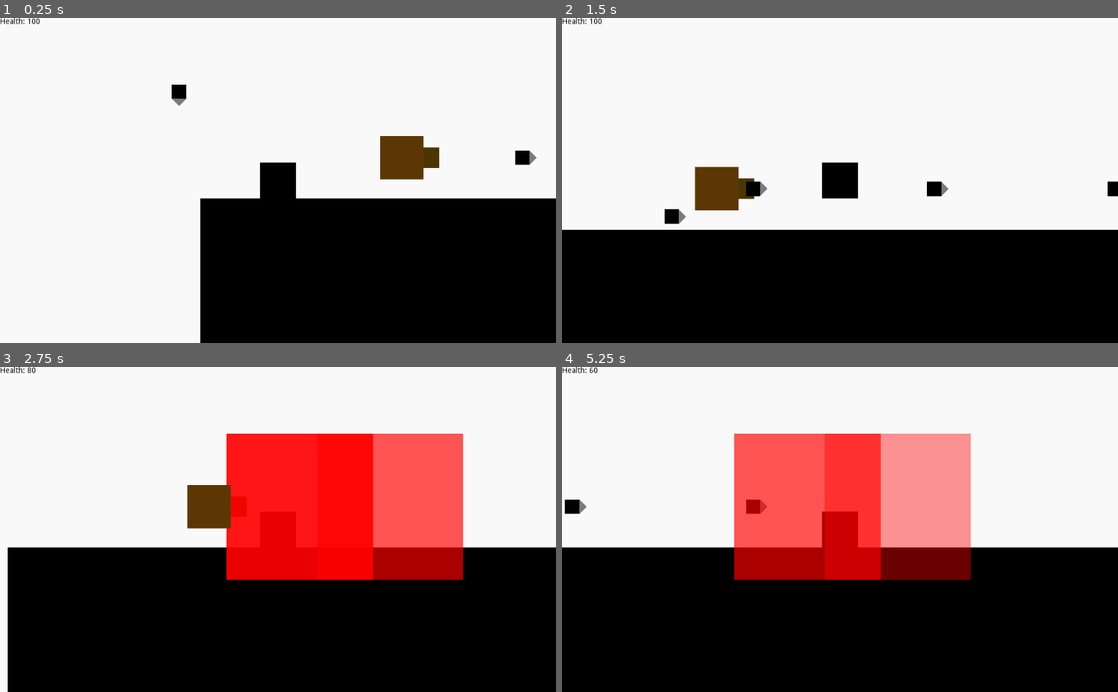
Above: before the commit, frames 1-4 (two rows, left to right).
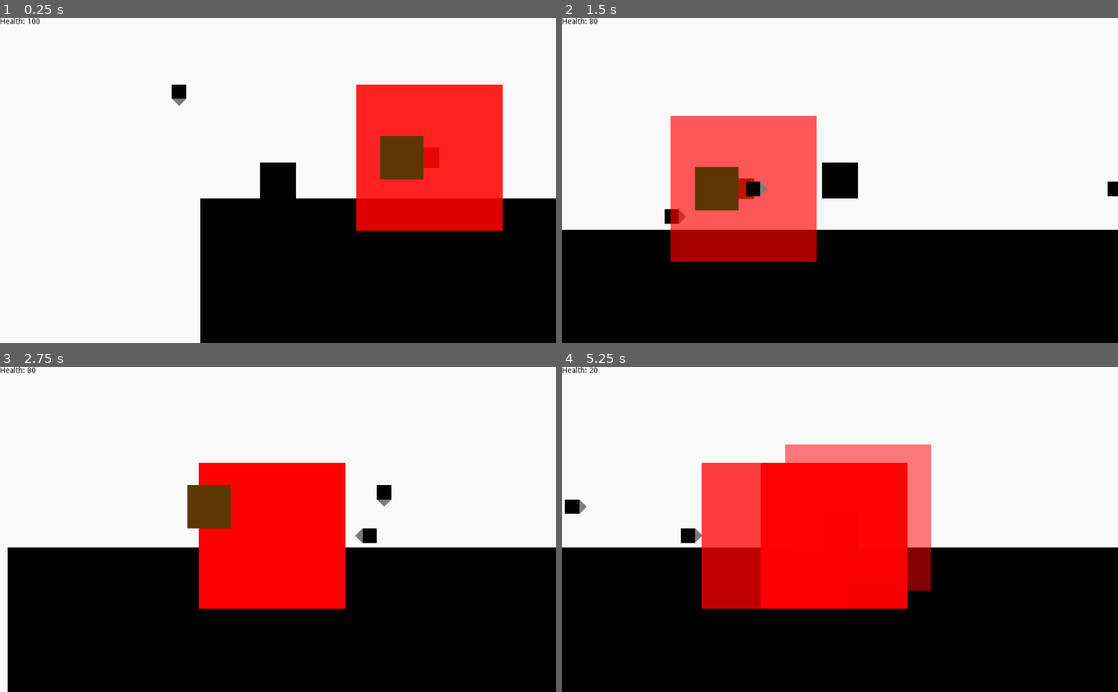
Above: after the commit, the same moments.

Repository: RavenJFelix/Square
Game: Godot game, scene res://testLevel/test.tscn
The game is run twice, just before and just after one commit, with the same random seed, the same clock (stepped at 60 frames per second) and the same inputs. This scene is started directly instead of the project's main scene.
Inputs:
- Up to frame 1 (0.25 s): no input
- Up to frame 2 (1.5 s): hold Right (ui_right) from 0.53 s (still down); tap Up (ui_up) at 0.77 s
- Up to frame 3 (2.75 s): tap Up (ui_up) at 1.52 s; release Right (ui_right) at 2.03 s; hold Left (ui_left) from 2.03 s (still down)
- Up to frame 4 (5.25 s): release Left (ui_left) at 2.78 s; hold Right (ui_right) 2.78-4.28 s; tap Up (ui_up) at 3.02, 3.77, 4.52 s; hold Left (ui_left) 4.28-5.03 s; hold Right (ui_right) from 5.03 s (still down)

The runs differ from the first frame. In frame 1, 11% of the frame differs, in the area x 64-97%, y 20-66%; in frame 2, 11%; in frame 3, 15%; in frame 4, 23%, in the area x 5-74%, y 0-75%.

Commit message:
Update missile interface

Diff:
--- a/entity/npc/enemies/missile/missile.gd
+++ b/entity/npc/enemies/missile/missile.gd
@@ -1,7 +1,7 @@
 extends KinematicBody2D
 var explosion = load("res://effects/simple-explosion/simple-explosion.tscn")
 var vel = Vector2()
-export var start_speed = 100
+export var speed = 100
 export var timeout = 10
 # Declare member variables here. Examples:
 # var a = 2
@@ -10,7 +10,7 @@
 # Called when the node enters the scene tree for the first time.
 func _ready():
 	$Timer.start(timeout)
-	vel = Vector2(0, -start_speed).rotated(rotation)
+	vel = Vector2(0, -speed).rotated(rotation)
 
 func _physics_process(delta):
 	vel = move_and_slide(vel)
--- a/map/hazard/missile-shooter/missile-shooter.gd
+++ b/map/hazard/missile-shooter/missile-shooter.gd
@@ -1,6 +1,6 @@
 extends StaticBody2D
 export var missile_scene = "res://entity/npc/enemies/missile/missile.tscn"
-var missile = load(missile_scene)
+var missile
 # Declare member variables here. Examples:
 # var a = 2
 # var b = "text"
@@ -10,6 +10,7 @@
 var active = true
 # Called when the node enters the scene tree for the first time.
 func _ready():
+	missile = load(missile_scene)
 	$Timer.start(shoot_interval)
 	_shoot()
 	pass # Replace with function body.
@@ -18,7 +19,7 @@
 	var le_missile = missile.instance()
 	le_missile.global_position = $MissileSpawn.global_position
 	le_missile.rotation = $MissileSpawn.rotation
-	le_missile.start_speed = missile_speed
+	le_missile.speed = missile_speed
 	le_missile.timeout = missile_timout
 	get_parent().call_deferred("add_child", le_missile)
 
--- a/testLevel/test.tscn
+++ b/testLevel/test.tscn
@@ -16,6 +16,7 @@
 
 [node name="missile-shooter" parent="." instance=ExtResource( 3 )]
 position = Vector2( 256.881, 72.0368 )
+missile_scene = "res://entity/npc/enemies/chaser/tangential-chaser.tscn"
 
 [node name="Chaser" parent="." instance=ExtResource( 4 )]
 position = Vector2( -50.7367, -74.4067 )
